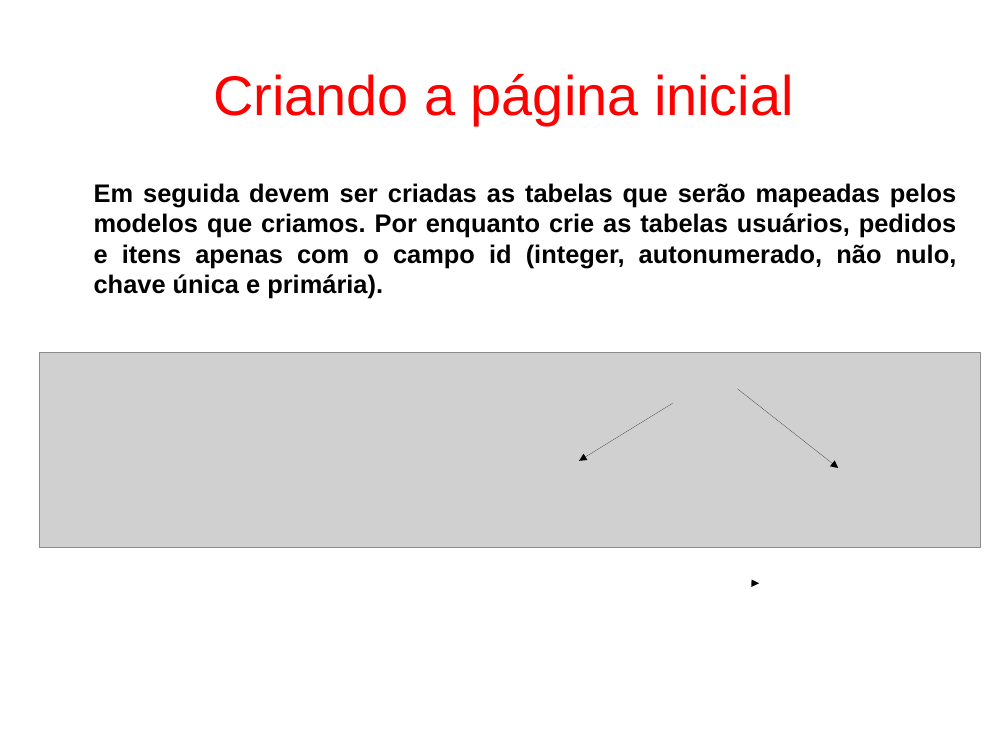
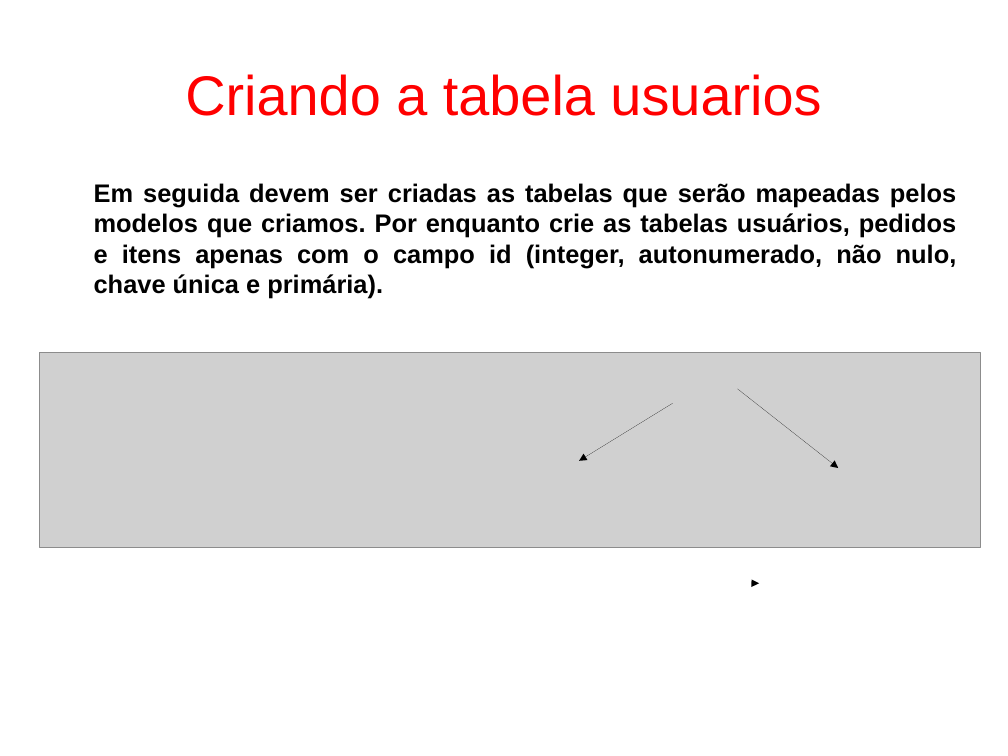
Before and after one commit to fgsl/lojasacme, a slide deck: slide 40 of docs/tutorial.odp. Drawn at 1008x756 pixels with LibreOffice and Linux fonts; fonts in the diff are those of the drawing; grey boxes stand for pictures. Boxes give left, top, right and bottom in pixels: in the first picture for what was removed or moved away, otherwise in the second. Text is boxed around its words. In the diff, an @@ line names an element or a change of style, - is before the commit and + after.

Commit message:
Alterar título de slides 40 e 41 #33

```diff
--- a/docs/tutorial.odp
+++ b/docs/tutorial.odp
@@ title at (185,74,821,116): text changed @@
-Criando a página inicial
+Criando a tabela usuarios
```
Also in this commit, not shown: 1 other slide changed.
